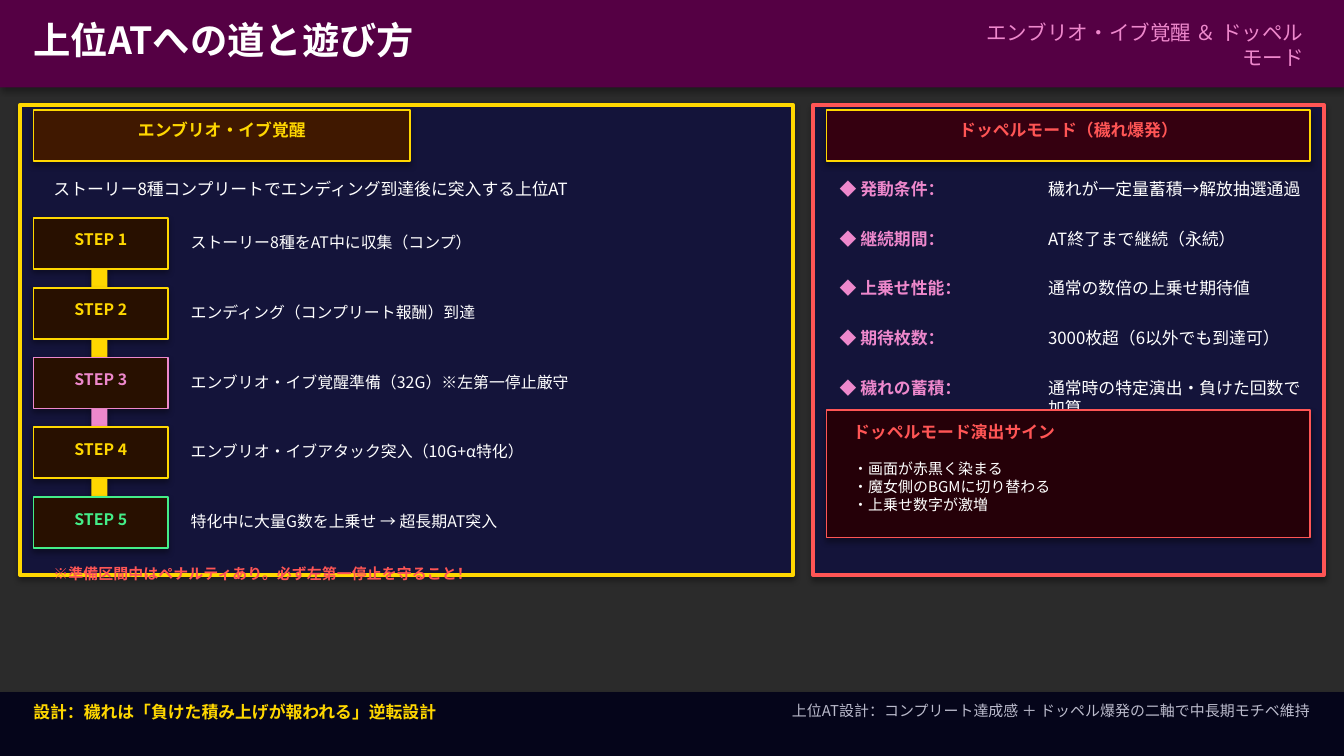
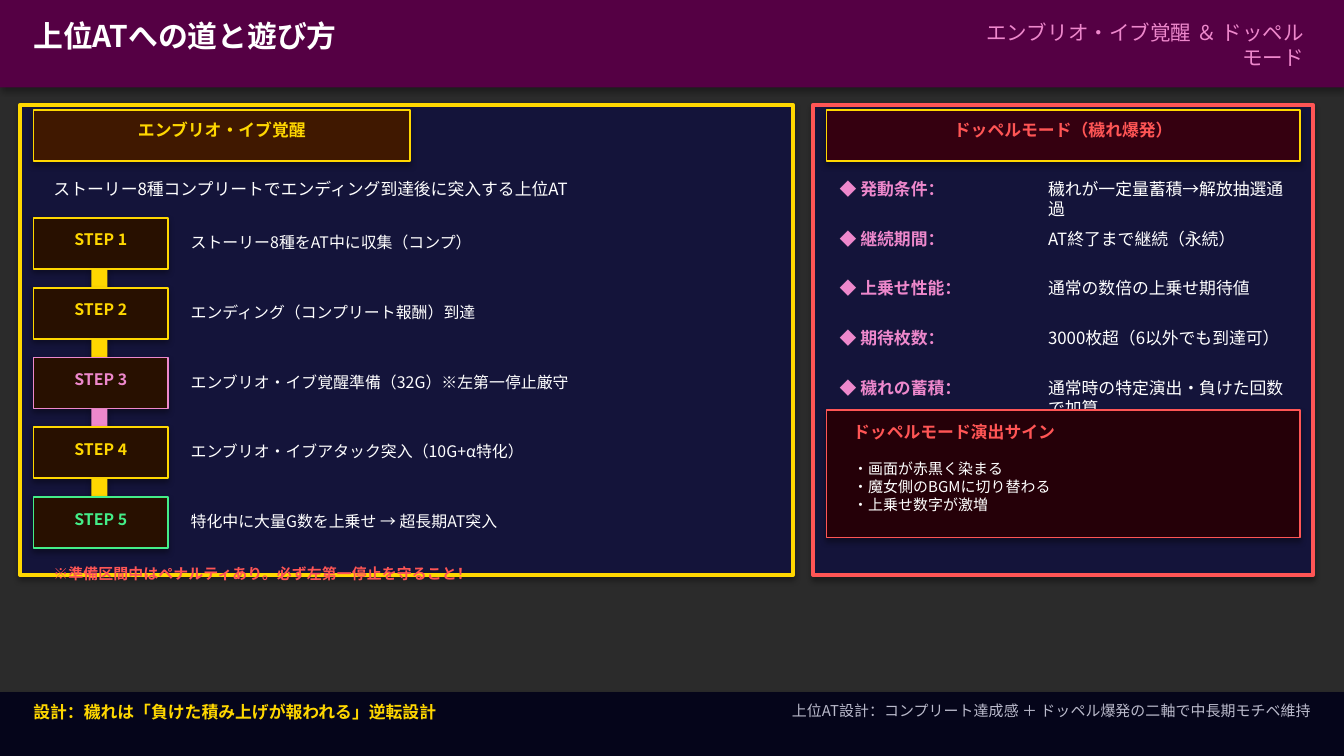
Before and after one commit to hkadoya-eng/slocri, a slide deck: slide 6 of proposals/機種分析/まどか外伝/madoka_guide_v1.pptx. Drawn at 1344x756 pixels with LibreOffice and Linux fonts; fonts in the diff are those of the drawing; background and template pictures are left out; a plain dark background stands for a picture behind light text. Boxes give left, top, right and bottom in pixels: in the first picture for what was removed or moved away, otherwise in the second. Text is boxed around its words. In the diff, an @@ line names an element or a change of style, - is before the commit and + after.

```diff
--- a/proposals/機種分析/まどか外伝/madoka_guide_v1.pptx
+++ b/proposals/機種分析/まどか外伝/madoka_guide_v1.pptx
@@ text "上位ATへの道と遊び方" at (33, 21, 336, 50): size 20 to 16 pt @@
@@ rectangle: place and size @@
-rectangle at (813, 105, 1324, 575)
+rectangle at (813, 105, 1313, 575)
@@ rectangle: place and size @@
-rectangle at (827, 110, 1310, 161)
+rectangle at (827, 110, 1300, 161)
@@ text "ドッペルモード（穢れ爆発）": place and size @@
-text "ドッペルモード（穢れ爆発）" at (959, 121, 1178, 138)
+text "ドッペルモード（穢れ爆発）" at (954, 121, 1173, 138)
@@ text "穢れが一定量蓄積→解放抽選通過" rewrapped from (1048, 181, 1300, 197) to (1048, 181, 1283, 216) @@
@@ text "通常時の特定演出・負けた回数で加算" rewrapped from (1048, 380, 1300, 419) to (1048, 380, 1283, 419) @@
@@ rectangle: place and size @@
-rectangle at (827, 410, 1310, 538)
+rectangle at (827, 410, 1300, 538)
```
Also in this commit, not shown: 8 other slides changed, 1 other file.
